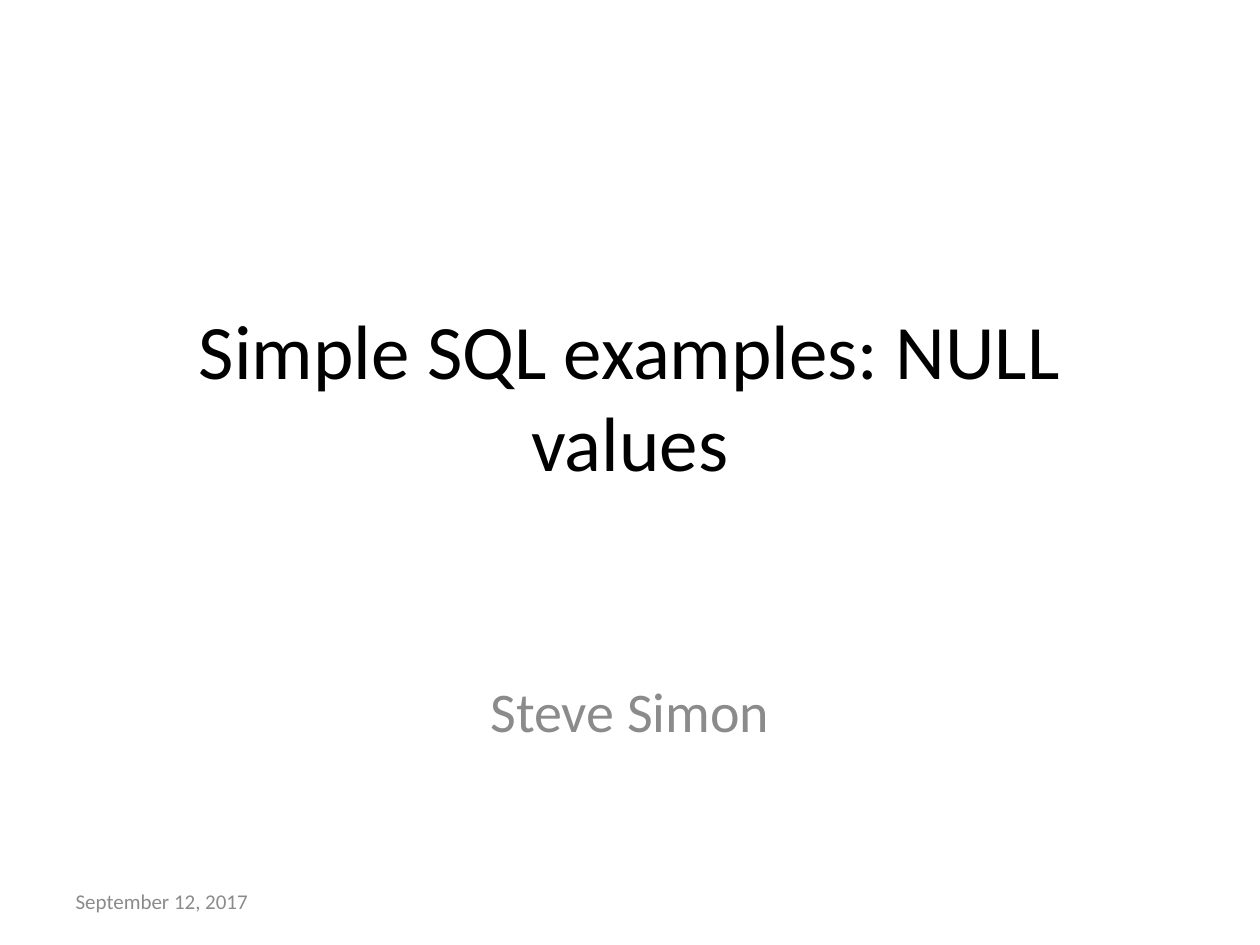
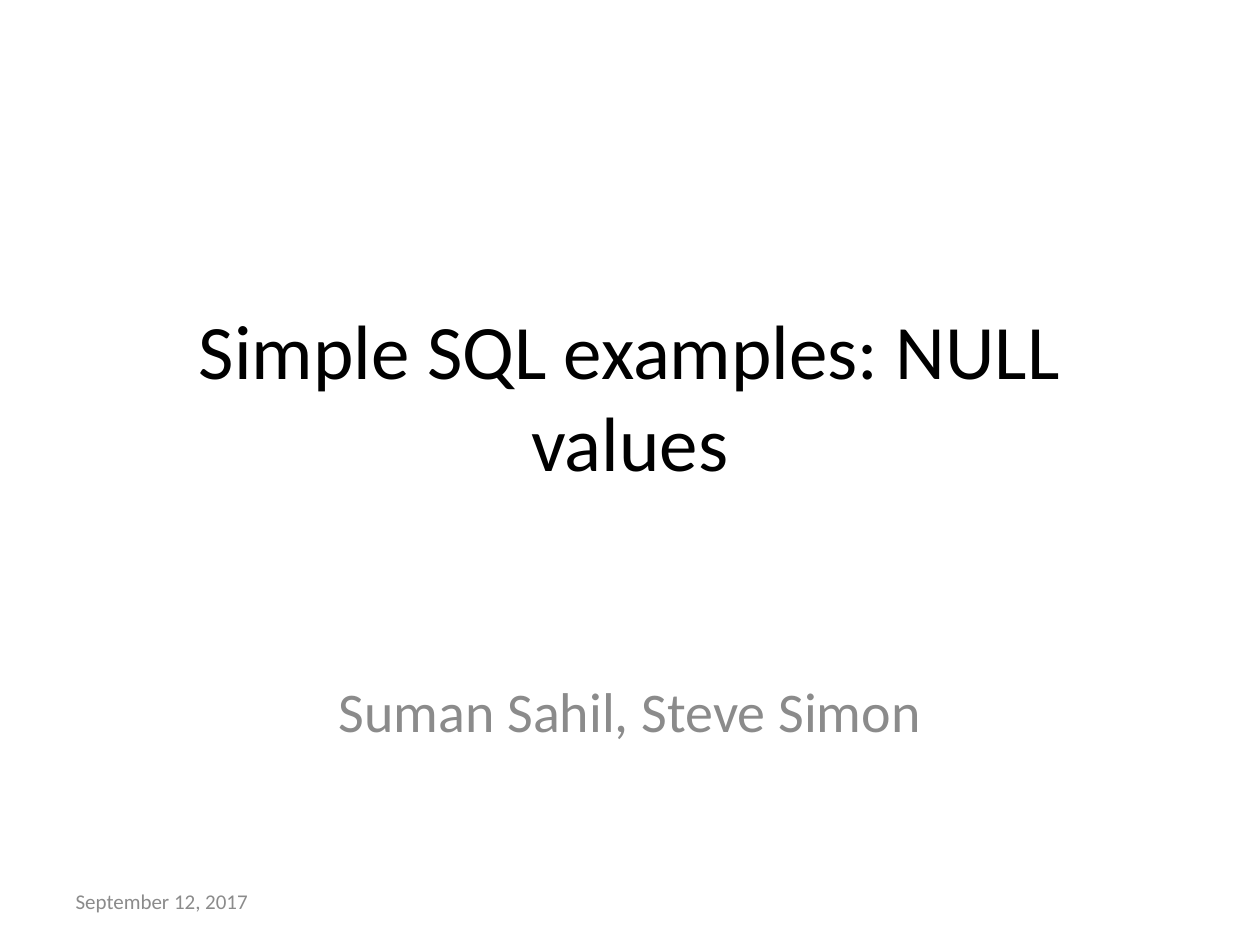
Before and after one commit to pmean/introduction-to-sql, a slide deck: slide 1 of src/null-values.pptx. Drawn at 1260x945 pixels with LibreOffice and Linux fonts; fonts in the diff are those of the drawing. Boxes give left, top, right and bottom in pixels: in the first picture for what was removed or moved away, otherwise in the second. Text is boxed around its words. In the diff, an @@ line names an element or a change of style, - is before the commit and + after.

```diff
--- a/src/null-values.pptx
+++ b/src/null-values.pptx
@@ subtitle at bbox=[339, 693, 920, 739]: text changed @@
-Steve Simon
+Suman Sahil, Steve Simon
```
Also in this commit, not shown: 1 slide added, 1 other file.
